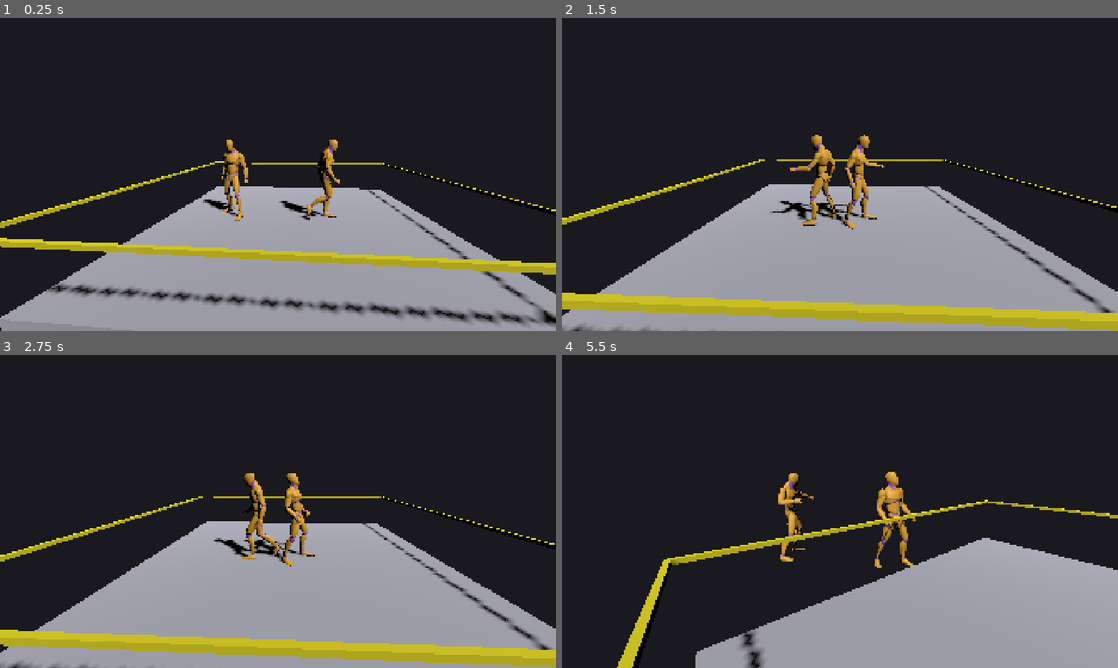
Above: before the commit, frames 1-4 (two rows, left to right).
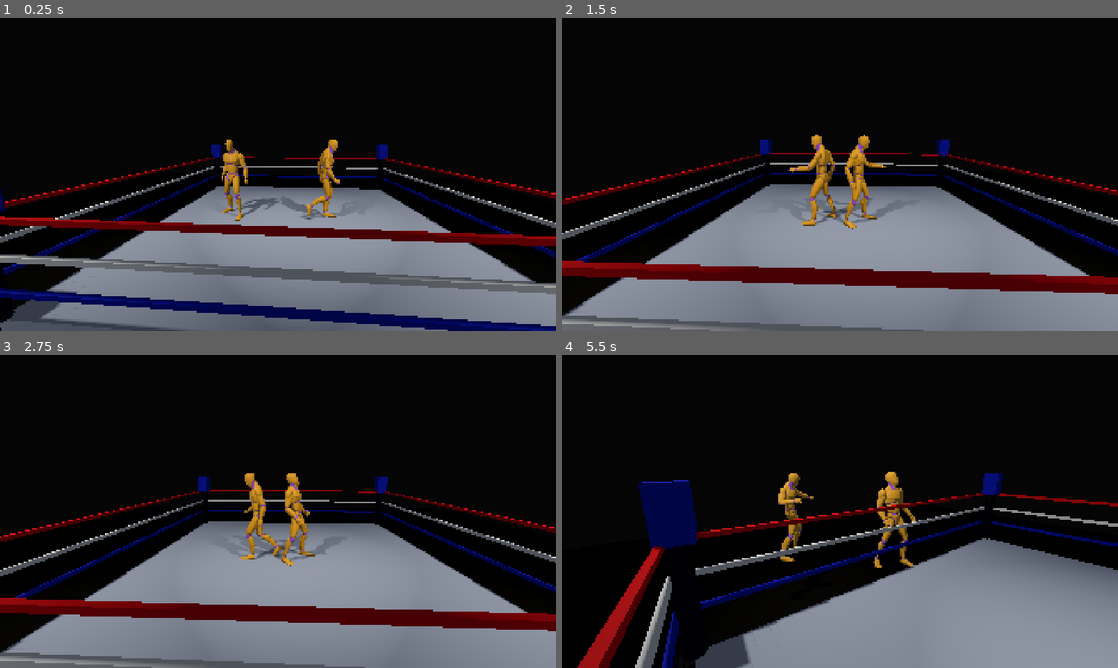
Above: after the commit, the same moments.

Repository: denhamd2/aegis
Game: Godot game, scene res://scenes/match.tscn
Same seed, same stepped clock (60 frames per second), same inputs: the game is played once before the commit and once after it.
Inputs:
- Up to frame 1 (0.25 s): no input
- Up to frame 2 (1.5 s): hold D (move_right) 0.53-1.28 s; tap K (grapple) at 0.6 s; hold S (move_down) from 1.28 s (still down); tap L (reversal) at 1.35 s
- Up to frame 3 (2.75 s): release S (move_down) at 2.03 s; hold D (move_right) from 2.03 s (still down); tap J (strike) at 2.1 s
- Up to frame 4 (5.5 s): release D (move_right) at 2.78 s; hold W (move_up) 2.78-3.53 s; tap one key every 0.75 s from 2.85 s: Space (submission_hold) K (grapple) L (reversal) J (strike); hold A (move_left) 3.53-5.03 s; hold S (move_down) from 5.03 s (still down)

The runs differ from the first frame. In frame 1, 94% of the frame differs, in the area x 0-100%, y 0-100%; in frame 2, 90%; in frame 3, 90%; in frame 4, 88%.

Commit message:
Phase 3: ring/arena art pass — posts, tiered ropes, apron, lighting rig
Replaces the single box-and-tape ring with real ring geometry, still
built entirely from Godot primitives: four corner posts with turnbuckle
pads, three-tier ropes (top/middle/bottom, each colored) instead of one
bare strand, a dark apron skirt, and an arena floor extending past the
ring into darkness. Swaps the single DirectionalLight3D for a four-point
overhead SpotLight3D rig (consistent color/energy, two shadow-casting)
plus a WorldEnvironment for ambient fill, aimed at VISUAL_BAR.md's "ring
lighting reads as one scene" bar (itself still a placeholder pending
Phase 1 reference footage).

Verified against the real Godot 4.6.3 binary: clean import, 7/7 unit
tests and full-match pinfall completion still hold (pure visual geometry,
no change to the collidable mat's StaticBody3D), and a real OpenGL render
shows both wrestlers clearly legible inside the roped ring against the
dark arena.

Co-Authored-By: Claude Sonnet 5 <noreply@anthropic.com>
Claude-Session: https://claude.ai/code/session_014FrePquMKRRVTcBmQuSTE6

Diff:
--- a/game/scenes/match.tscn
+++ b/game/scenes/match.tscn
@@ -10,15 +10,53 @@
 [ext_resource type="Resource" path="res://resources/moves/grapple_suplex.tres" id="8"]
 [ext_resource type="Resource" path="res://resources/moves/signature_backbreaker.tres" id="9"]
 
+[sub_resource type="Environment" id="Environment_arena"]
+background_mode = 1
+background_color = Color(0.02, 0.02, 0.025, 1)
+ambient_light_source = 2
+ambient_light_color = Color(0.55, 0.58, 0.65, 1)
+ambient_light_energy = 0.35
+
 [node name="Match" type="Node3D"]
 script = ExtResource("1")
 match_seed = 1
 
 [node name="Ring" parent="." instance=ExtResource("2")]
 
-[node name="DirectionalLight3D" type="DirectionalLight3D" parent="."]
-transform = Transform3D(0.7, -0.5, 0.5, 0, 0.7, 0.7, -0.7, -0.5, 0.5, 0, 6, 0)
+[node name="WorldEnvironment" type="WorldEnvironment" parent="."]
+environment = SubResource("Environment_arena")
+
+[node name="LightRig" type="Node3D" parent="."]
+
+[node name="RigNE" type="SpotLight3D" parent="LightRig"]
+transform = Transform3D(1, 0, 0, 0, 0.6, 0.8, 0, -0.8, 0.6, 3.5, 5.5, 3.5)
+light_color = Color(1, 0.96, 0.88, 1)
+light_energy = 2.2
 shadow_enabled = true
+spot_range = 10.0
+spot_angle = 45.0
+
+[node name="RigNW" type="SpotLight3D" parent="LightRig"]
+transform = Transform3D(1, 0, 0, 0, 0.6, 0.8, 0, -0.8, 0.6, -3.5, 5.5, 3.5)
+light_color = Color(1, 0.96, 0.88, 1)
+light_energy = 2.2
+shadow_enabled = true
+spot_range = 10.0
+spot_angle = 45.0
+
+[node name="RigSE" type="SpotLight3D" parent="LightRig"]
+transform = Transform3D(1, 0, 0, 0, 0.6, -0.8, 0, 0.8, 0.6, 3.5, 5.5, -3.5)
+light_color = Color(1, 0.96, 0.88, 1)
+light_energy = 2.2
+spot_range = 10.0
+spot_angle = 45.0
+
+[node name="RigSW" type="SpotLight3D" parent="LightRig"]
+transform = Transform3D(1, 0, 0, 0, 0.6, -0.8, 0, 0.8, 0.6, -3.5, 5.5, -3.5)
+light_color = Color(1, 0.96, 0.88, 1)
+light_energy = 2.2
+spot_range = 10.0
+spot_angle = 45.0
 
 [node name="GrappleRig" type="Node3D" parent="."]
 script = ExtResource("6")
--- a/game/scenes/ring.tscn
+++ b/game/scenes/ring.tscn
@@ -7,15 +7,86 @@
 size = Vector3(6, 0.2, 6)
 
 [sub_resource type="StandardMaterial3D" id="StandardMaterial3D_floor"]
-albedo_color = Color(0.7, 0.7, 0.75, 1)
+albedo_color = Color(0.65, 0.68, 0.74, 1)
+roughness = 0.85
 
 [sub_resource type="BoxMesh" id="BoxMesh_rope"]
 size = Vector3(6.2, 0.05, 0.05)
 
-[sub_resource type="StandardMaterial3D" id="StandardMaterial3D_rope"]
-albedo_color = Color(0.9, 0.85, 0.1, 1)
+[sub_resource type="StandardMaterial3D" id="StandardMaterial3D_rope_top"]
+albedo_color = Color(0.85, 0.1, 0.12, 1)
+roughness = 0.6
+
+[sub_resource type="StandardMaterial3D" id="StandardMaterial3D_rope_mid"]
+albedo_color = Color(0.92, 0.92, 0.9, 1)
+roughness = 0.6
+
+[sub_resource type="StandardMaterial3D" id="StandardMaterial3D_rope_bottom"]
+albedo_color = Color(0.1, 0.15, 0.7, 1)
+roughness = 0.6
+
+[sub_resource type="CylinderMesh" id="CylinderMesh_post"]
+top_radius = 0.08
+bottom_radius = 0.1
+height = 1.5
+radial_segments = 12
+
+[sub_resource type="StandardMaterial3D" id="StandardMaterial3D_post"]
+albedo_color = Color(0.12, 0.12, 0.14, 1)
+metallic = 0.3
+roughness = 0.5
+
+[sub_resource type="BoxMesh" id="BoxMesh_pad"]
+size = Vector3(0.28, 0.5, 0.28)
+
+[sub_resource type="StandardMaterial3D" id="StandardMaterial3D_pad"]
+albedo_color = Color(0.1, 0.15, 0.7, 1)
+roughness = 0.9
+
+[sub_resource type="BoxMesh" id="BoxMesh_apron"]
+size = Vector3(6.6, 0.9, 0.1)
+
+[sub_resource type="StandardMaterial3D" id="StandardMaterial3D_apron"]
+albedo_color = Color(0.08, 0.08, 0.1, 1)
+roughness = 0.9
+
+[sub_resource type="BoxMesh" id="BoxMesh_arena_floor"]
+size = Vector3(24, 0.2, 24)
+
+[sub_resource type="StandardMaterial3D" id="StandardMaterial3D_arena_floor"]
+albedo_color = Color(0.03, 0.03, 0.035, 1)
+roughness = 0.95
 
 [node name="Ring" type="Node3D"]
+
+[node name="ArenaFloor" type="MeshInstance3D" parent="."]
+mesh = SubResource("BoxMesh_arena_floor")
+surface_material_override/0 = SubResource("StandardMaterial3D_arena_floor")
+position = Vector3(0, -1.1, 0)
+
+[node name="Apron" type="Node3D" parent="."]
+
+[node name="ApronNorth" type="MeshInstance3D" parent="Apron"]
+mesh = SubResource("BoxMesh_apron")
+surface_material_override/0 = SubResource("StandardMaterial3D_apron")
+position = Vector3(0, -0.55, 3.15)
+
+[node name="ApronSouth" type="MeshInstance3D" parent="Apron"]
+mesh = SubResource("BoxMesh_apron")
+surface_material_override/0 = SubResource("StandardMaterial3D_apron")
+position = Vector3(0, -0.55, -3.15)
+
+[node name="ApronEast" type="MeshInstance3D" parent="Apron"]
+mesh = SubResource("BoxMesh_apron")
+surface_material_override/0 = SubResource("StandardMaterial3D_apron")
+position = Vector3(3.15, -0.55, 0)
+rotation = Vector3(0, 1.5708, 0)
+
+[node name="ApronWest" type="MeshInstance3D" parent="Apron"]
+mesh = SubResource("BoxMesh_apron")
+surface_material_override/0 = SubResource("StandardMaterial3D_apron")
+position = Vector3(-3.15, -0.55, 0)
+rotation = Vector3(0, 1.5708, 0)
 
 [node name="Floor" type="StaticBody3D" parent="."]
 
@@ -26,24 +97,112 @@
 mesh = SubResource("BoxMesh_floor")
 surface_material_override/0 = SubResource("StandardMaterial3D_floor")
 
-[node name="RopeTop" type="MeshInstance3D" parent="."]
-mesh = SubResource("BoxMesh_rope")
-surface_material_override/0 = SubResource("StandardMaterial3D_rope")
-position = Vector3(0, 1.0, 3.1)
-
-[node name="RopeBottom" type="MeshInstance3D" parent="."]
-mesh = SubResource("BoxMesh_rope")
-surface_material_override/0 = SubResource("StandardMaterial3D_rope")
-position = Vector3(0, 1.0, -3.1)
-
-[node name="RopeLeft" type="MeshInstance3D" parent="."]
-mesh = SubResource("BoxMesh_rope")
-surface_material_override/0 = SubResource("StandardMaterial3D_rope")
-position = Vector3(-3.1, 1.0, 0)
-rotation = Vector3(0, 1.5708, 0)
-
-[node name="RopeRight" type="MeshInstance3D" parent="."]
-mesh = SubResource("BoxMesh_rope")
-surface_material_override/0 = SubResource("StandardMaterial3D_rope")
-position = Vector3(3.1, 1.0, 0)
-rotation = Vector3(0, 1.5708, 0)
+[node name="Posts" type="Node3D" parent="."]
+
+[node name="PostNE" type="MeshInstance3D" parent="Posts"]
+mesh = SubResource("CylinderMesh_post")
+surface_material_override/0 = SubResource("StandardMaterial3D_post")
+position = Vector3(3.0, 0.85, 3.0)
+
+[node name="PadNE" type="MeshInstance3D" parent="Posts"]
+mesh = SubResource("BoxMesh_pad")
+surface_material_override/0 = SubResource("StandardMaterial3D_pad")
+position = Vector3(3.0, 1.45, 3.0)
+
+[node name="PostNW" type="MeshInstance3D" parent="Posts"]
+mesh = SubResource("CylinderMesh_post")
+surface_material_override/0 = SubResource("StandardMaterial3D_post")
+position = Vector3(-3.0, 0.85, 3.0)
+
+[node name="PadNW" type="MeshInstance3D" parent="Posts"]
+mesh = SubResource("BoxMesh_pad")
+surface_material_override/0 = SubResource("StandardMaterial3D_pad")
+position = Vector3(-3.0, 1.45, 3.0)
+
+[node name="PostSE" type="MeshInstance3D" parent="Posts"]
+mesh = SubResource("CylinderMesh_post")
+surface_material_override/0 = SubResource("StandardMaterial3D_post")
+position = Vector3(3.0, 0.85, -3.0)
+
+[node name="PadSE" type="MeshInstance3D" parent="Posts"]
+mesh = SubResource("BoxMesh_pad")
+surface_material_override/0 = SubResource("StandardMaterial3D_pad")
+position = Vector3(3.0, 1.45, -3.0)
+
+[node name="PostSW" type="MeshInstance3D" parent="Posts"]
+mesh = SubResource("CylinderMesh_post")
+surface_material_override/0 = SubResource("StandardMaterial3D_post")
+position = Vector3(-3.0, 0.85, -3.0)
+
+[node name="PadSW" type="MeshInstance3D" parent="Posts"]
+mesh = SubResource("BoxMesh_pad")
+surface_material_override/0 = SubResource("StandardMaterial3D_pad")
+position = Vector3(-3.0, 1.45, -3.0)
+
+[node name="Ropes" type="Node3D" parent="."]
+
+[node name="RopeTopNorth" type="MeshInstance3D" parent="Ropes"]
+mesh = SubResource("BoxMesh_rope")
+surface_material_override/0 = SubResource("StandardMaterial3D_rope_top")
+position = Vector3(0, 1.2, 3.1)
+
+[node name="RopeMidNorth" type="MeshInstance3D" parent="Ropes"]
+mesh = SubResource("BoxMesh_rope")
+surface_material_override/0 = SubResource("StandardMaterial3D_rope_mid")
+position = Vector3(0, 0.85, 3.1)
+
+[node name="RopeBottomNorth" type="MeshInstance3D" parent="Ropes"]
+mesh = SubResource("BoxMesh_rope")
+surface_material_override/0 = SubResource("StandardMaterial3D_rope_bottom")
+position = Vector3(0, 0.5, 3.1)
+
+[node name="RopeTopSouth" type="MeshInstance3D" parent="Ropes"]
+mesh = SubResource("BoxMesh_rope")
+surface_material_override/0 = SubResource("StandardMaterial3D_rope_top")
+position = Vector3(0, 1.2, -3.1)
+
+[node name="RopeMidSouth" type="MeshInstance3D" parent="Ropes"]
+mesh = SubResource("BoxMesh_rope")
+surface_material_override/0 = SubResource("StandardMaterial3D_rope_mid")
+position = Vector3(0, 0.85, -3.1)
+
+[node name="RopeBottomSouth" type="MeshInstance3D" parent="Ropes"]
+mesh = SubResource("BoxMesh_rope")
+surface_material_override/0 = SubResource("StandardMaterial3D_rope_bottom")
+position = Vector3(0, 0.5, -3.1)
+
+[node name="RopeTopEast" type="MeshInstance3D" parent="Ropes"]
+mesh = SubResource("BoxMesh_rope")
+surface_material_override/0 = SubResource("StandardMaterial3D_rope_top")
+position = Vector3(3.1, 1.2, 0)
+rotation = Vector3(0, 1.5708, 0)
+
+[node name="RopeMidEast" type="MeshInstance3D" parent="Ropes"]
+mesh = SubResource("BoxMesh_rope")
+surface_material_override/0 = SubResource("StandardMaterial3D_rope_mid")
+position = Vector3(3.1, 0.85, 0)
+rotation = Vector3(0, 1.5708, 0)
+
+[node name="RopeBottomEast" type="MeshInstance3D" parent="Ropes"]
+mesh = SubResource("BoxMesh_rope")
+surface_material_override/0 = SubResource("StandardMaterial3D_rope_bottom")
+position = Vector3(3.1, 0.5, 0)
+rotation = Vector3(0, 1.5708, 0)
+
+[node name="RopeTopWest" type="MeshInstance3D" parent="Ropes"]
+mesh = SubResource("BoxMesh_rope")
+surface_material_override/0 = SubResource("StandardMaterial3D_rope_top")
+position = Vector3(-3.1, 1.2, 0)
+rotation = Vector3(0, 1.5708, 0)
+
+[node name="RopeMidWest" type="MeshInstance3D" parent="Ropes"]
+mesh = SubResource("BoxMesh_rope")
+surface_material_override/0 = SubResource("StandardMaterial3D_rope_mid")
+position = Vector3(-3.1, 0.85, 0)
+rotation = Vector3(0, 1.5708, 0)
+
+[node name="RopeBottomWest" type="MeshInstance3D" parent="Ropes"]
+mesh = SubResource("BoxMesh_rope")
+surface_material_override/0 = SubResource("StandardMaterial3D_rope_bottom")
+position = Vector3(-3.1, 0.5, 0)
+rotation = Vector3(0, 1.5708, 0)
Not shown: 1 places in game/scenes/match.tscn that only renumber resources
Not shown: 1 places in game/scenes/ring.tscn that only renumber resources
Not shown, changed: README.md
